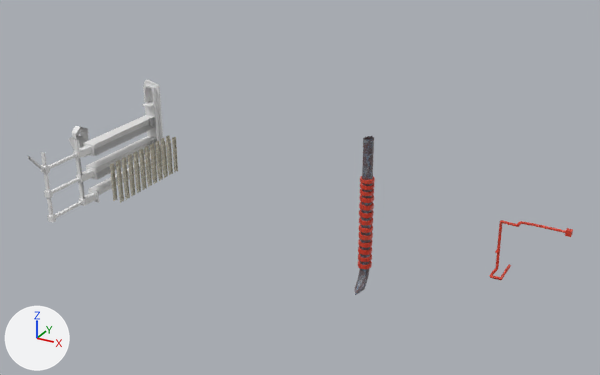
Renders of the Blender file Assets/Static Assets/Models/Levels and Props/Assets Atlas.blend from each side of a commit.
Both versions are drawn from a camera (50 mm lens) standing at (76.7, -149.1, 78.5) and looking at (-4.7, -1.2, 4.5). Every picture has the same lights, and +X, +Y and +Z are marked at lower left.

Before the edit, the objects in view are built like this:
```python
ob_columnas = bpy.data.objects.new('Columnas', me_cube_002)
ob_columnas.location = (-49.0, 0.0, 0.0)
ob_columnas.scale = (1.0, -2.02, 1.0)
ob_elemento_del_escenario_1 = bpy.data.objects.new('Elemento del escenario 1', me_cube_001)
ob_elemento_del_escenario_1.location = (-58.0, 11.9, 2.9)
ob_elemento_del_escenario_1.scale = (1.0, -2.02, 1.0)
ob_elemento_del_escenario_2 = bpy.data.objects.new('Elemento del escenario 2', me_cube_005)
ob_elemento_del_escenario_2.location = (-70.0, 0.0, 0.0)
ob_escaleras = bpy.data.objects.new('Escaleras', me_beziercurve_010)
ob_escaleras.location = (11.0, 0.0, 0.0)
ob_escaleras.rotation_euler = (0.0, 0.0, -1.571)  # degrees (0, 0, -90)
ob_escaleras.scale = (1.0, 1.0, 2.27)
ob_tubería_para_valvula_1 = bpy.data.objects.new('Tubería para valvula 1', me_beziercurve_003)
ob_tubería_para_valvula_1.location = (40.0, 0.0, 0.0)
```
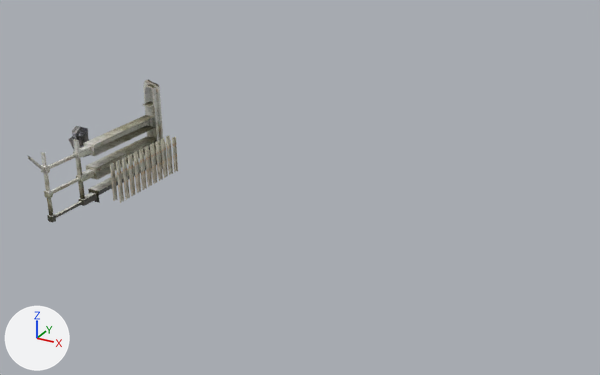
What differs and where, as boxes (x1, y1, x2, y2) in the pictures (600 x 375 px):
'Elemento del escenario 1', recoloured, surface changed: (28, 79, 163, 222) in both
'Escaleras', deleted: before (355, 136, 375, 295)
    faces in mat_pipelines: (355, 136, 374, 295)
    faces in mat_red_pipeline: (358, 176, 375, 269)
'Tubería para valvula 1', deleted: before (489, 220, 573, 280)
part 2 of me_cube_005, built on: (69, 134, 89, 157) in both
part 3 of me_cube_005, built on: (72, 126, 88, 135) in both
part 4 of me_cube_005, recoloured: (72, 129, 88, 139) in both

The change, as a list of edits to the scene's bpy script:
```text
Add img_concrete_wall_tex_png:
    img_concrete_wall_tex_png = load_image('concrete wall tex.png', '../../Textures/Enviroment/concrete wall tex.png', 192, 192, 'sRGB')
Add img_sewer_wall_tex_png:
    img_sewer_wall_tex_png = load_image('sewer wall tex.png', '../../Textures/Enviroment/sewer wall tex.png', 225, 225, 'sRGB')
Add img_concrete_floor_tex_png:
    img_concrete_floor_tex_png = load_image('concrete floor tex.png', '../../Textures/Enviroment/concrete floor tex.png', 256, 256, 'sRGB')
Add mat_terciary_material:
    mat_terciary_material = principled_material('Terciary Material')
    mat_terciary_material.texture = img_concrete_wall_tex_png
Add mat_principal_material:
    mat_principal_material = principled_material('Principal Material')
    mat_principal_material.texture = img_sewer_wall_tex_png
Add mat_secondary_material:
    mat_secondary_material = principled_material('Secondary Material')
    mat_secondary_material.texture = img_concrete_floor_tex_png
Change me_cube_002:
    where me_cube_002.from_pydata(...)  # 176 vertices, 66 faces; spans x -1.2..1.2, y -5.62..5.61, z -4.73..4.73
    remove me_cube_002.materials.append(mat_wall)
    add me_cube_002.materials.append(mat_secondary_material)  # picture img_concrete_floor_tex_png
Change me_cube_001:
    where me_cube_001.from_pydata(...)  # 770 vertices, 703 faces; spans x -2.3..2.4, y -2.5..19.9, z -11.8..14.3
    used by ob_elemento_del_escenario_1; location = (-58.0, 11.9, 2.9); scale = (1.0, -2.02, 1.0)
    me_cube_001 part 1: texture (UV) coordinates of 703 of 703 faces, centred in x -2.3..2.4, y -2.5..19.3, z -11.8..14.2, changed; they spanned u 0.0..0.88, v 0.0..1.0 and now span u -0.03..1.04, v -0.07..0.99
    add me_cube_001.materials.append(mat_principal_material)  # picture img_sewer_wall_tex_png
Change me_cube_005:
    used by ob_elemento_del_escenario_2; location = (-70.0, 0.0, 0.0)
    remove me_cube_005.from_pydata(...)  # 62 vertices, 48 faces; spans x -3.0..2.64, y -2.21..2.21, z -0.25..7.41
    add me_cube_005.from_pydata(...)  # 249 vertices, 161 faces; spans x -3.0..2.64, y -2.21..2.21, z -0.25..7.41
    me_cube_005 part 2
    15 faces are deleted
    107 vertices are added at x -3.0..2.33, y -1.63..1.63, z -0.14..3.87
    8 new vertices lie (0.41, 0.0, -0.73) away from vertices in x -3.0..-2.17, y -0.43..0.87, z 1.91..3.36
    68 new faces join them
    me_cube_005 part 3
    10 faces are deleted
    72 vertices are added at x -1.0..1.0, y -2.13..2.13, z 6.27..7.41
    70 new faces join them
    me_cube_005 part 4: 23 faces spanning x -2.88..1.0, y -2.21..2.21, z 3.72..6.59 switch from no material to mat_terciary_material (picture img_concrete_wall_tex_png)
Remove ob_escaleras:
    ob_escaleras = bpy.data.objects.new('Escaleras', me_beziercurve_010)
    ob_escaleras.location = (11.0, 0.0, 0.0)
    ob_escaleras.rotation_euler = (0.0, 0.0, -1.571)  # degrees (0, 0, -90)
    ob_escaleras.scale = (1.0, 1.0, 2.27)
Remove ob_tubería_para_valvula_1:
    ob_tubería_para_valvula_1 = bpy.data.objects.new('Tubería para valvula 1', me_beziercurve_003)
    ob_tubería_para_valvula_1.location = (40.0, 0.0, 0.0)
```
